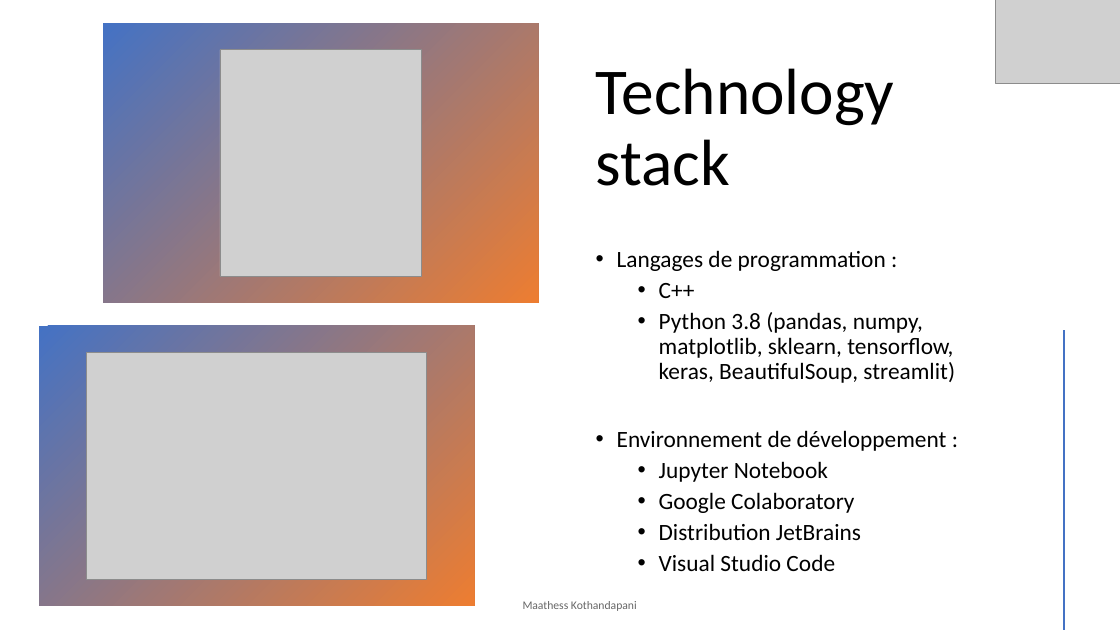
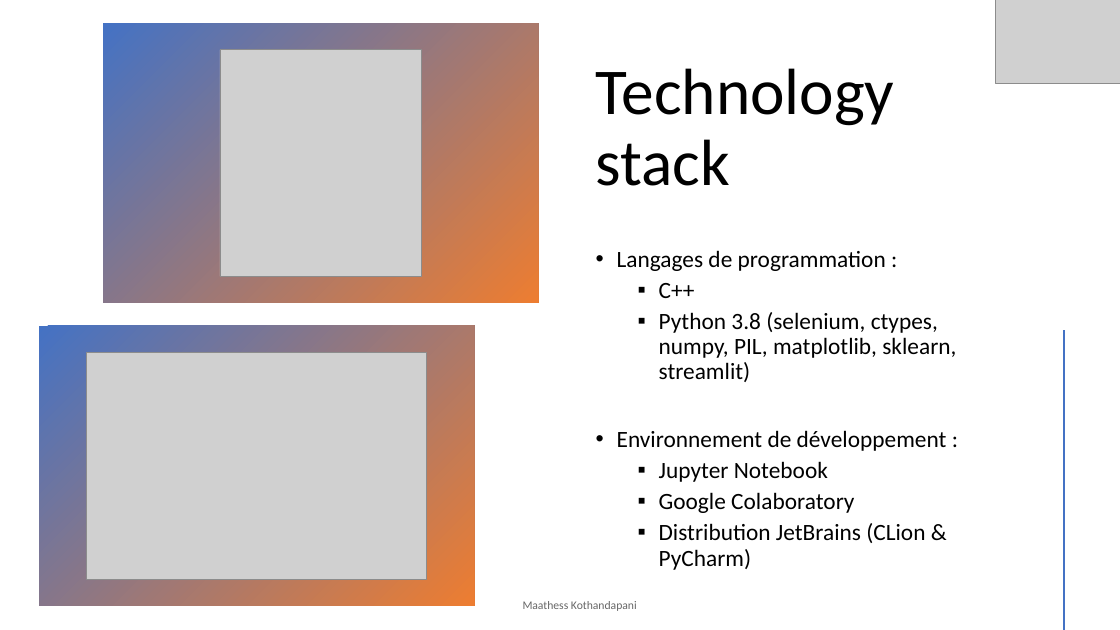
Before and after one commit to Maathess/Projet_annuel_flag, a slide deck: slide 5 of Présentation rattrapage PA.pptx. Drawn at 1120x630 pixels with LibreOffice and Linux fonts; fonts in the diff are those of the drawing; grey boxes stand for pictures. Boxes give left, top, right and bottom in pixels: in the first picture for what was removed or moved away, otherwise in the second. Text is boxed around its words. In the diff, an @@ line names an element or a change of style, - is before the commit and + after.

```diff
--- a/Présentation rattrapage PA.pptx
+++ b/Présentation rattrapage PA.pptx
@@ text at (x1=659, y1=283, x2=854, y2=513): bullet • to ▪ @@
@@ text at (x1=659, y1=312, x2=956, y2=382): text changed @@
-  • Python 3.8 (pandas, numpy, matplotlib, sklearn, tensorflow, keras, BeautifulSoup, streamlit)
+  ▪ Python 3.8 (selenium, ctypes, numpy, PIL, matplotlib, sklearn, streamlit)
@@ text at (x1=659, y1=523, x2=925, y2=570): text changed @@
-  • Distribution JetBrains
-  • Visual Studio Code
+  ▪ Distribution JetBrains (CLion & PyCharm)
```
Also in this commit, not shown: 6 other slides changed, 6 slides added, 1 slide removed, 29 other files.
